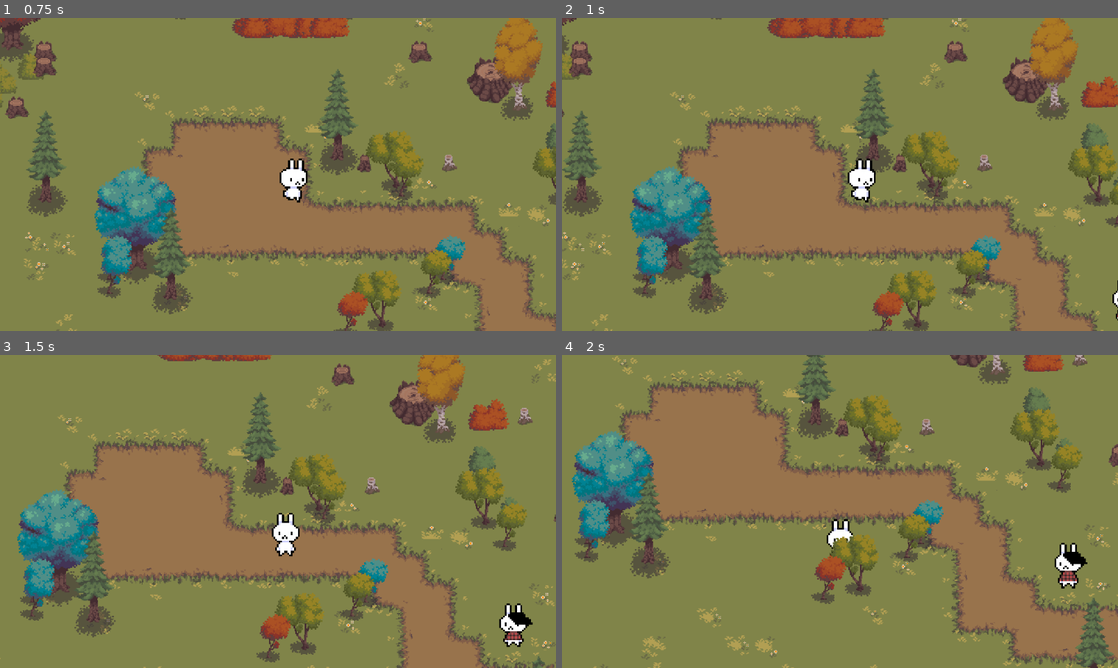
Above: before the commit, frames 1-4 (two rows, left to right).
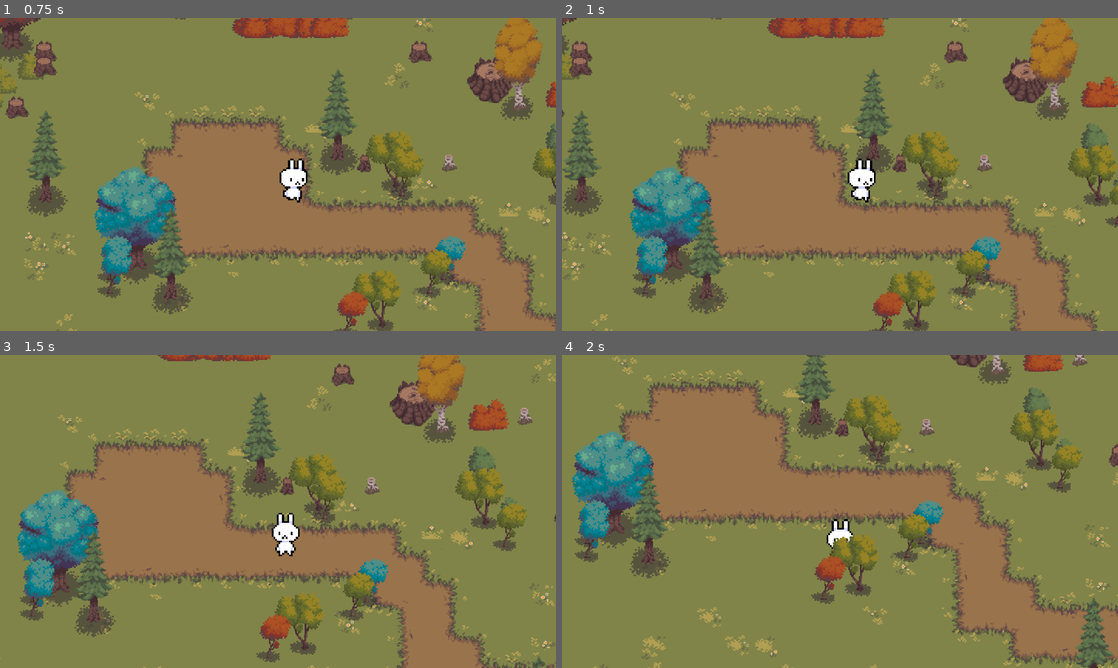
Above: after the commit, the same moments.

Repository: chiv-int/cooking-bunny
Game: Godot game, scene res://scence/world.tscn
The game is run twice, just before and just after one commit, with the same random seed, the same clock (stepped at 60 frames per second) and the same inputs.
Inputs:
- Up to frame 1 (0.75 s): tap Enter (interact) at 0.5, 0.6 s; hold D (move_right) from 0.53 s (still down)
- Up to frame 2 (1 s): keep holding D (move_right)
- Up to frame 3 (1.5 s): release D (move_right) at 1.28 s; hold S (move_down) from 1.28 s (still down); tap Enter (interact) at 1.35 s
- Up to frame 4 (2 s): keep holding S (move_down)

Frame 1 is identical in both runs. In frame 2, less than 0.1% of the frame differs, in the area x 99-100%, y 83-97%; in frame 3, 0.5%; in frame 4, 0.5%, in the area x 88-95%, y 60-75%.

Commit message:
added a physical dialog & ingredients
make a ui for the npc dialog, connect it together , and added the ingredient assets

Diff:
--- a/bunny-power/project.godot
+++ b/bunny-power/project.godot
@@ -14,6 +14,10 @@
 run/main_scene="uid://bl1ckswqw0dbq"
 config/features=PackedStringArray("4.6", "Forward Plus")
 config/icon="res://icon.svg"
+
+[autoload]
+
+Textbox="*uid://derlgkfn8d22l"
 
 [display]
 
--- a/bunny-power/scence/npc.gd
+++ b/bunny-power/scence/npc.gd
@@ -4,10 +4,12 @@
 var player_in_chat_zone = false
 
 var dialogue = [
-	"Hello cousin! Do you miss home?",
-	"How was the city like?",
-	"I heard you are going to cook for all of us...",
-	"Is that true?",
+	"wasssuppp, bunny",
+	"How uni going for you?",
+	". . .",
+	"i heard you're the family chef this year?",
+	"GoodLuck,ah bun!",
+
 ]
 var dialogue_index = 0
 
@@ -16,17 +18,12 @@
 
 func _physics_process(_delta: float) -> void:
 	if Input.is_action_just_pressed("interact"):
-		print("Z pressed! in zone: ", player_in_chat_zone)
 		if player_in_chat_zone and not is_chatting:
 			_start_chat()
-		elif is_chatting:
-			_show_next_line()
 
 func _on_chat_detection_area_body_entered(body: Node2D) -> void:
-	# Only react to the player, ignore other bodies like slimes etc
 	if body.is_in_group("player"):
 		player_in_chat_zone = true
-		print("ready to chat - press Z")
 
 func _on_chat_detection_area_body_exited(body: Node2D) -> void:
 	if body.is_in_group("player"):
@@ -37,15 +34,10 @@
 func _start_chat() -> void:
 	is_chatting = true
 	dialogue_index = 0
-	_show_next_line()
-
-func _show_next_line() -> void:
-	if dialogue_index < dialogue.size():
-		print(dialogue[dialogue_index])
-		dialogue_index += 1
-	else:
-		_end_chat()
+	# queue all lines at once into the textbox
+	for line in dialogue:
+		Textbox.queue_text(line)
 
 func _end_chat() -> void:
 	is_chatting = false
-	print("=== chat ended ===")
+	Textbox.hide_textbox()
--- /dev/null
+++ b/bunny-power/scence/textbox.gd
@@ -0,0 +1,83 @@
+extends CanvasLayer
+
+const CHAR_READ_RATE = 0.05
+
+@onready var textbox_container = $TextBoxContainer
+@onready var start_symbol = $TextBoxContainer/MarginContainer/HBoxContainer/Start
+@onready var end_symbol = $TextBoxContainer/MarginContainer/HBoxContainer/End
+@onready var label = $TextBoxContainer/MarginContainer/HBoxContainer/Label
+
+enum State{
+	READY,
+	READING,
+	FINISHED
+}
+
+var current_state = State.READY
+var text_queue = []
+var tween: Tween
+
+# Called when the node enters the scene tree for the first time.
+func _ready() -> void:
+	print("Starting state: State.READY")
+	hide_textbox()
+
+
+func _process(_delta) -> void:
+	match current_state:
+		State.READY:
+			if !text_queue.is_empty():
+				display_text()
+		State.READING:
+			if Input.is_action_just_pressed("ui_accept"):
+				if tween:
+					tween.kill()
+				label.visible_characters = len(label.text)
+				end_symbol.text = "v"
+				change_state(State.FINISHED)
+		State.FINISHED:
+			if Input.is_action_just_pressed("ui_accept"):
+				if !text_queue.is_empty():
+					change_state(State.READY)  # ← will auto-display next line
+				else:
+					change_state(State.READY)
+					hide_textbox()
+
+func queue_text(next_text):
+	text_queue.push_back(next_text)
+
+func hide_textbox() -> void:
+	start_symbol.text = ""
+	end_symbol.text = ""
+	label.text = ""
+	textbox_container.hide()
+
+func show_textbox() ->void:
+	start_symbol.text = "*"
+	textbox_container.show()
+
+func display_text() -> void:
+	var next_text = text_queue.pop_front()
+	label.text = next_text
+	label.visible_characters = 0
+	end_symbol.text = ""
+	change_state(State.READING)
+	show_textbox()
+	if tween:
+		tween.kill()
+	tween = create_tween()
+	tween.tween_property(label, "visible_characters", len(next_text), len(next_text) * CHAR_READ_RATE)
+	tween.tween_callback(func():
+		end_symbol.text = "V"
+		change_state(State.FINISHED)  # ← moved here so it fires AFTER tween finishes
+	)
+
+func change_state(next_state):
+	current_state = next_state
+	match current_state:
+		State.READY:
+			print("changing state to: State.READY")
+		State.READING:
+			print("changing state to: State.READING")
+		State.FINISHED:
+			print("changing state to: State.FINISHED")
--- /dev/null
+++ b/bunny-power/scence/textbox.tscn
@@ -0,0 +1,75 @@
+[gd_scene format=3 uid="uid://derlgkfn8d22l"]
+
+[ext_resource type="Script" uid="uid://b02anrynt7ylx" path="res://scence/textbox.gd" id="1_mk4lv"]
+[ext_resource type="FontFile" uid="uid://cwhv4sa1jhftx" path="res://sprite/8bitoperator_jve.ttf" id="2_c1oi7"]
+
+[sub_resource type="StyleBoxFlat" id="StyleBoxFlat_us7u2"]
+bg_color = Color(0.004019165, 0.004019165, 0.004019165, 1)
+border_width_left = 2
+border_width_top = 2
+border_width_right = 2
+border_width_bottom = 2
+border_color = Color(15.30028, 15.30028, 15.30028, 1)
+
+[node name="Textbox" type="CanvasLayer" unique_id=601160816]
+script = ExtResource("1_mk4lv")
+
+[node name="TextBoxContainer" type="MarginContainer" parent="." unique_id=1079206182]
+anchors_preset = 12
+anchor_top = 1.0
+anchor_right = 1.0
+anchor_bottom = 1.0
+offset_left = 46.0
+offset_top = -161.0
+offset_right = -47.0
+grow_horizontal = 2
+grow_vertical = 0
+theme_override_constants/margin_left = 30
+theme_override_constants/margin_top = 30
+theme_override_constants/margin_right = 30
+theme_override_constants/margin_bottom = 30
+
+[node name="Panel" type="Panel" parent="TextBoxContainer" unique_id=921538899]
+layout_mode = 2
+theme_override_styles/panel = SubResource("StyleBoxFlat_us7u2")
+
+[node name="MarginContainer" type="MarginContainer" parent="TextBoxContainer" unique_id=1451955005]
+layout_mode = 2
+theme_override_constants/margin_left = 13
+theme_override_constants/margin_top = 13
+theme_override_constants/margin_right = 13
+theme_override_constants/margin_bottom = 13
+
+[node name="Panel" type="Panel" parent="TextBoxContainer/MarginContainer" unique_id=875461529]
+visible = false
+layout_mode = 2
+
+[node name="HBoxContainer" type="HBoxContainer" parent="TextBoxContainer/MarginContainer" unique_id=1403864367]
+layout_mode = 2
+
+[node name="Start" type="Label" parent="TextBoxContainer/MarginContainer/HBoxContainer" unique_id=815135448]
+custom_minimum_size = Vector2(12, 0)
+layout_mode = 2
+size_flags_vertical = 1
+theme_override_fonts/font = ExtResource("2_c1oi7")
+theme_override_font_sizes/font_size = 21
+text = "*
+"
+
+[node name="Label" type="Label" parent="TextBoxContainer/MarginContainer/HBoxContainer" unique_id=394393816]
+layout_mode = 2
+size_flags_horizontal = 3
+size_flags_vertical = 1
+theme_override_fonts/font = ExtResource("2_c1oi7")
+theme_override_font_sizes/font_size = 21
+text = "Wassupppppppp, bunny!"
+autowrap_mode = 1
+clip_text = true
+
+[node name="End" type="Label" parent="TextBoxContainer/MarginContainer/HBoxContainer" unique_id=347304898]
+custom_minimum_size = Vector2(9, 0)
+layout_mode = 2
+size_flags_vertical = 8
+theme_override_fonts/font = ExtResource("2_c1oi7")
+theme_override_font_sizes/font_size = 21
+text = "V"
--- a/bunny-power/scence/world.tscn
+++ b/bunny-power/scence/world.tscn
@@ -1516,4 +1516,4 @@
 position = Vector2(35, 23)
 
 [node name="npc" parent="." unique_id=1509032494 instance=ExtResource("5_6psia")]
-position = Vector2(403, 171)
+position = Vector2(735, 334)
Binary file added: bunny-power/ingredients/carrot-7177.png
Binary file added: bunny-power/ingredients/carrot-96cf.png
Binary file added: bunny-power/ingredients/coconut milk-96d2.png
Binary file added: bunny-power/ingredients/curry paste-96d4.png
Binary file added: bunny-power/ingredients/garlic-96d6.png
Binary file added: bunny-power/ingredients/image_2026-05-19_00-00-03.png
Binary file added: bunny-power/ingredients/onion-96d7.png
Binary file added: bunny-power/ingredients/potato-96ec.png
Binary file added: bunny-power/ingredients/salt-96d9.png
Binary file added: bunny-power/ingredients/suger-96db.png
Not shown, added: bunny-power/scence/textbox.gd.uid
Binary file added: bunny-power/sprite/8bitoperator_jve.ttf
(and 1 more such lines)
